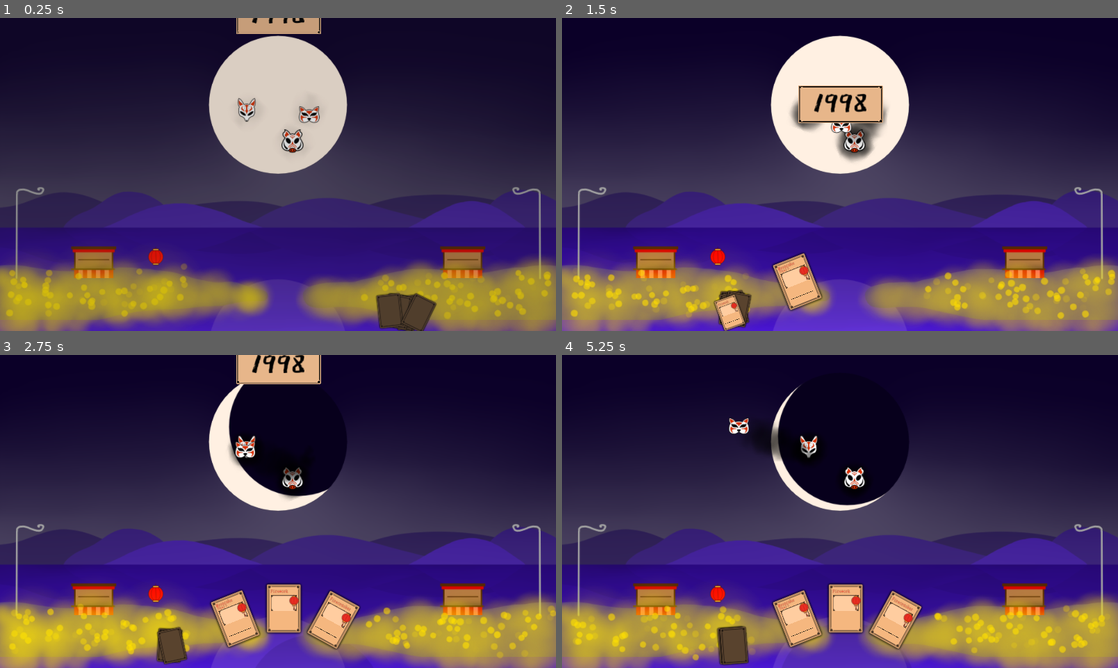
Above: before the commit, frames 1-4 (two rows, left to right).
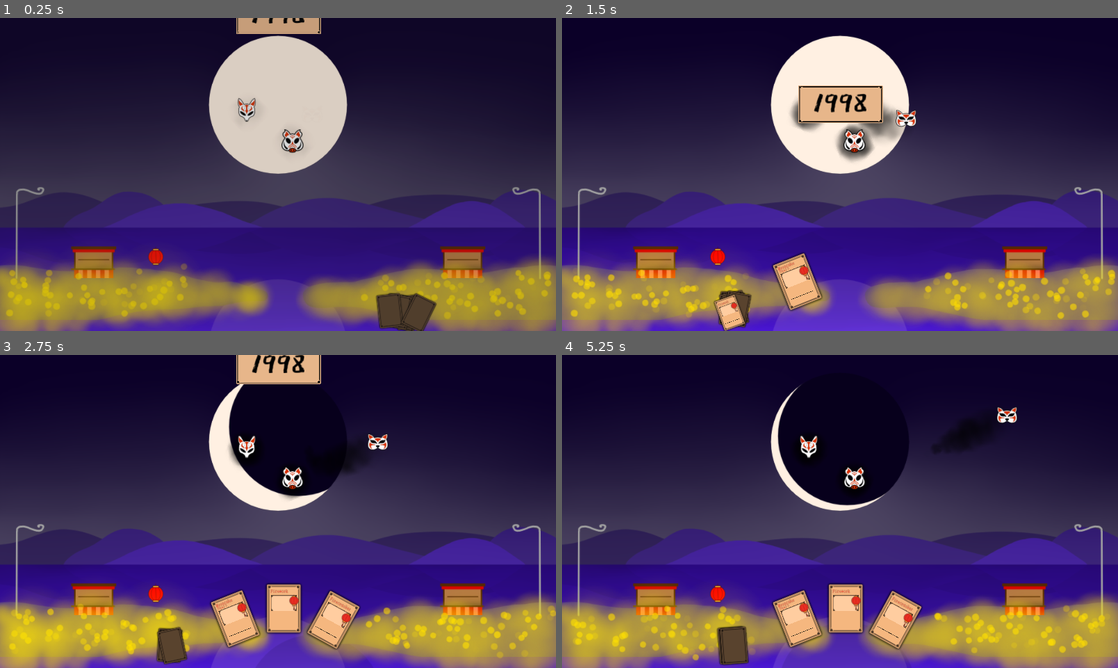
Above: after the commit, the same moments.

Repository: CiaranWoodward/LD52
Game: Godot game, scene res://Level/Level.tscn
Same seed, same stepped clock (60 frames per second), same inputs: the game is played once before the commit and once after it.
Inputs (mouse positions are in pixels of both pictures, inside the frame that each line leads up to):
- Up to frame 1 (0.25 s): no input
- Up to frame 2 (1.5 s): drag from (840, 105) to (656, 262) at 0.52 s; drag from (656, 262) to (840, 105) at 1.27 s
- Up to frame 3 (2.75 s): move the mouse to (461, 599) at 2.02 s; tap Down (scroll_down) at 2.1 s; click (461, 599) at 2.17 s
- Up to frame 4 (5.25 s): drag from (728, 646) to (656, 599) at 2.77 s; drag from (728, 646) to (1023, 599) at 3.52 s; drag from (734, 646) to (1023, 599) at 4.27 s; move the mouse to (734, 646) at 5.02 s; tap Down (scroll_down) at 5.1 s; click (734, 646) at 5.17 s

The runs differ from the first frame. In frame 1, 0.1% of the frame differs, in the area x 53-58%, y 28-34%; in frame 2, 0.8%; in frame 3, 0.6%; in frame 4, 1.2%, in the area x 30-82%, y 16-34%.

Commit message:
Cat vs Crane combat

Diff:
--- a/Abilities/MoonCrane.gd
+++ b/Abilities/MoonCrane.gd
@@ -3,6 +3,7 @@
 export var speed = 140.0
 var target = null
 var exploded = false
+export var damage = 20
 
 # Called when the node enters the scene tree for the first time.
 func _ready():
@@ -39,14 +40,22 @@
 func explode():
 	if exploded:
 		return
+	kill_target()
 	exploded = true
 	$Flap.play("Die")
 
 func kill():
 	if exploded:
 		return
+	kill_target() #Mutually assured destruction
 	exploded = true
 	$Flap.play("Die")
+
+func kill_target():
+	if is_instance_valid(target):
+		var distance_left = global_position.distance_to(target.global_position)
+		if distance_left <= target.mooncrane_hit_range:
+			target.damage(damage)
 
 func _on_Flap_animation_finished(anim_name: String) -> void:
 	if anim_name == "Die":
--- a/Enemies/Cat.gd
+++ b/Enemies/Cat.gd
@@ -5,10 +5,15 @@
 export var speed = 200.0
 export var rotate_speed = PI/2
 export var attack_range = 30.0
+export var health = 20
 
 var goto_point = Vector2.INF
 var target : Node2D = null
 var cur_direction = Vector2(0, 0)
+
+export var mooncrane_priority = 2
+export var mooncrane_hit_range = 30
+var _mouse_over = false
 
 # Cat goes: Spawn -> Relay -> Catzone -> Hunt crane -> Catzone
 
@@ -17,6 +22,12 @@
 	cur_direction = Vector2(rand_range(-10, 10), rand_range(-10, 10))
 	cur_direction = cur_direction.normalized()
 	self.call_deferred("relay")
+	add_to_group("mooncrane_targets")
+	Global.connect("change_selected_card", self, "_selected_card_changed")
+	$MooncraneTarget.connect("mouse_entered", self, "_mouseentered")
+	$MooncraneTarget.connect("mouse_exited", self, "_mouseexited")
+	is_mooncrane_selected()
+	$AnimationPlayer.play("Spawn")
 
 # Called every frame. 'delta' is the elapsed time since the previous frame.
 func _process(delta: float) -> void:
@@ -69,6 +80,15 @@
 		target.kill()
 		target = null
 
+func damage(damage):
+	health -= damage
+	if health <= 0:
+		$AnimationPlayer.play("Die")
+
+func _on_AnimationPlayer_animation_finished(anim_name: String) -> void:
+	if anim_name == "Die":
+		queue_free()
+
 func find_target():
 	var cranes = get_tree().get_nodes_in_group("mooncranes")
 
@@ -83,3 +103,21 @@
 			best_crane = crane
 	if is_instance_valid(best_crane):
 		target = best_crane
+
+func is_under_mouse() -> bool:
+	return _mouse_over
+
+func target_position():
+	return $MooncraneTarget.global_position
+
+func _mouseentered():
+	_mouse_over = true
+
+func _mouseexited():
+	_mouse_over = false
+
+func _selected_card_changed(_old, new):
+	$Mask/TargetGlow.active = is_mooncrane_selected()
+
+func is_mooncrane_selected() -> bool:
+	return is_instance_valid(Global.selected_card) && Global.selected_card.card_type() == Global.CardType.CRANE
--- a/Enemies/Cat.tscn
+++ b/Enemies/Cat.tscn
@@ -1,13 +1,11 @@
-[gd_scene load_steps=11 format=2]
+[gd_scene load_steps=15 format=2]
 
 [ext_resource path="res://Graphics/Enemies/catfill0000.png" type="Texture" id=1]
 [ext_resource path="res://Graphics/Enemies/catface0000.png" type="Texture" id=2]
 [ext_resource path="res://Graphics/Enemies/catglow0000.png" type="Texture" id=3]
 [ext_resource path="res://Graphics/glowpart0000.png" type="Texture" id=4]
 [ext_resource path="res://Enemies/Cat.gd" type="Script" id=5]
-
-[sub_resource type="CircleShape2D" id=5]
-radius = 187.771
+[ext_resource path="res://Utils/GlowParent.tscn" type="PackedScene" id=6]
 
 [sub_resource type="Curve" id=2]
 _data = [ Vector2( 0.420792, 1 ), 0.0, 0.0, 0, 0, Vector2( 1, 0.251136 ), 0.0, 0.0, 0, 0 ]
@@ -46,14 +44,57 @@
 "values": [ Color( 1, 1, 1, 0 ) ]
 }
 
+[sub_resource type="CircleShape2D" id=5]
+radius = 202.121
+
+[sub_resource type="Animation" id=7]
+resource_name = "Die"
+length = 0.5
+tracks/0/type = "value"
+tracks/0/path = NodePath(".:modulate")
+tracks/0/interp = 1
+tracks/0/loop_wrap = true
+tracks/0/imported = false
+tracks/0/enabled = true
+tracks/0/keys = {
+"times": PoolRealArray( 0, 0.5 ),
+"transitions": PoolRealArray( 1, 1 ),
+"update": 0,
+"values": [ Color( 1, 1, 1, 1 ), Color( 1, 1, 1, 0 ) ]
+}
+
+[sub_resource type="Animation" id=8]
+length = 0.001
+tracks/0/type = "value"
+tracks/0/path = NodePath(".:modulate")
+tracks/0/interp = 1
+tracks/0/loop_wrap = true
+tracks/0/imported = false
+tracks/0/enabled = true
+tracks/0/keys = {
+"times": PoolRealArray( 0 ),
+"transitions": PoolRealArray( 1 ),
+"update": 0,
+"values": [ Color( 1, 1, 1, 1 ) ]
+}
+
+[sub_resource type="Animation" id=6]
+resource_name = "Spawn"
+tracks/0/type = "value"
+tracks/0/path = NodePath(".:modulate")
+tracks/0/interp = 1
+tracks/0/loop_wrap = true
+tracks/0/imported = false
+tracks/0/enabled = true
+tracks/0/keys = {
+"times": PoolRealArray( 0, 1 ),
+"transitions": PoolRealArray( 3.03143, 1 ),
+"update": 0,
+"values": [ Color( 1, 1, 1, 0 ), Color( 1, 1, 1, 1 ) ]
+}
+
 [node name="Cat" type="Node2D"]
 script = ExtResource( 5 )
-
-[node name="KinematicBody2D" type="KinematicBody2D" parent="."]
-
-[node name="CollisionShape2D" type="CollisionShape2D" parent="KinematicBody2D"]
-position = Vector2( 0, -34 )
-shape = SubResource( 5 )
 
 [node name="Black" type="CPUParticles2D" parent="."]
 lifetime = 3.0
@@ -71,6 +112,12 @@
 
 [node name="Mask" type="Node2D" parent="."]
 
+[node name="TargetGlow" parent="Mask" instance=ExtResource( 6 )]
+scale = Vector2( 0.08, 0.08 )
+period = 0.3
+color = Color( 0.952941, 0.952941, 0.447059, 1 )
+active = false
+
 [node name="Fill" type="Sprite" parent="Mask"]
 texture = ExtResource( 1 )
 
@@ -85,3 +132,16 @@
 [node name="Glow" type="AnimationPlayer" parent="."]
 anims/Glow = SubResource( 3 )
 anims/RESET = SubResource( 4 )
+
+[node name="MooncraneTarget" type="Area2D" parent="."]
+position = Vector2( 0, -34 )
+
+[node name="CollisionShape2D" type="CollisionShape2D" parent="MooncraneTarget"]
+shape = SubResource( 5 )
+
+[node name="AnimationPlayer" type="AnimationPlayer" parent="."]
+anims/Die = SubResource( 7 )
+anims/RESET = SubResource( 8 )
+anims/Spawn = SubResource( 6 )
+
+[connection signal="animation_finished" from="AnimationPlayer" to="." method="_on_AnimationPlayer_animation_finished"]
--- a/Level/EnemyZone.gd
+++ b/Level/EnemyZone.gd
@@ -3,13 +3,14 @@
 
 export var size = Vector2(100,100) setget set_size,get_size
 export var type = "relay"
-var global_center = global_position + size/2
+var global_center
 
 # Called when the node enters the scene tree for the first time.
 func _ready() -> void:
 	$BottomRight.position = size
 	if Engine.editor_hint:
 		return
+	global_center = global_position + size/2
 	add_to_group("enemy_zones")
 	add_to_group("enemy_" + type + "_zones")
 
--- a/Level/Moon.gd
+++ b/Level/Moon.gd
@@ -29,3 +29,6 @@
 
 func is_mooncrane_selected() -> bool:
 	return is_instance_valid(Global.selected_card) && Global.selected_card.card_type() == Global.CardType.CRANE
+
+func damage(damage):
+	pass
